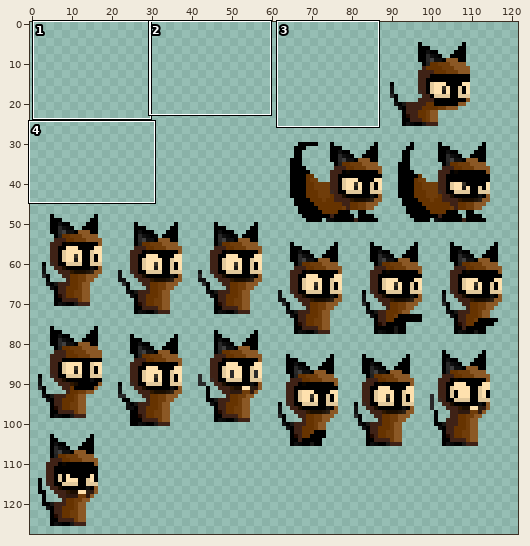
File history of a sprite sheet, images/player-sheet1.png. The picture above shows the old version from afar; the outline marks the close-up.
Close-up. Before the commit:
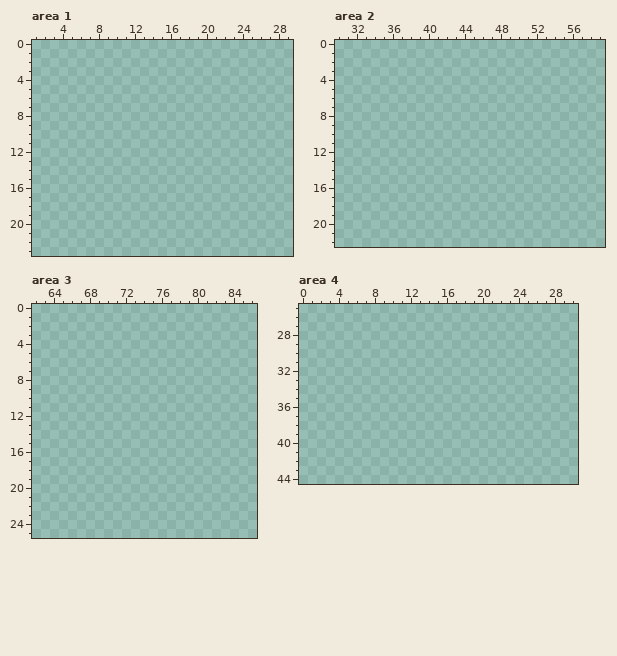
The file is 128x128 pixels. Pixels under 10% opacity are left out. Colours within 5 levels of each other are drawn and written as one. Shown: area 1: x 1..29, y 0..23; area 2: x 30..59, y 0..22; area 3: x 62..86, y 0..25; area 4: x 0..30, y 25..44. The old version is drawn lined up with the new one. The wide view leaves out empty margins. The commit also changed other parts of the picture, which this record leaves out.
After:
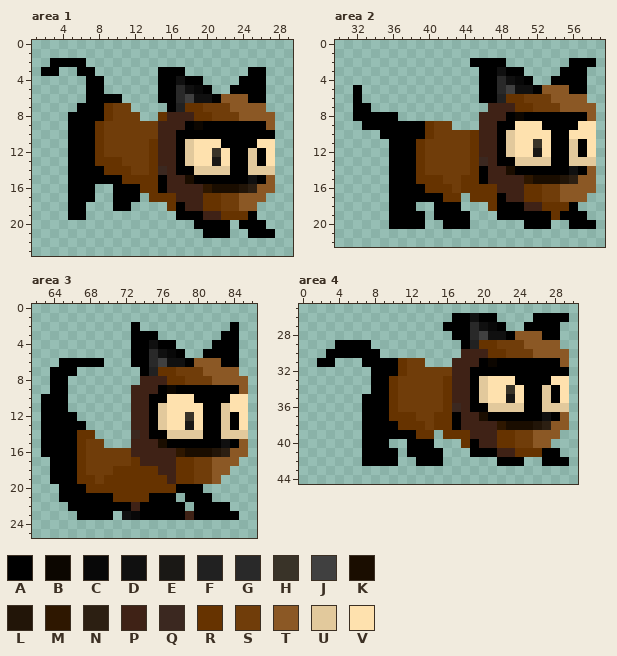
Palette (. is transparent): A #000000  B #0c0600  C #080808  D #101010  E #1a1815  F #212121  G #292929  H #393328  J #404040  K #1a0d00  L #221508  M #2e1700  N #2c1f12  P #3f2216  Q #3b2820  R #663300  S #703d0a  T #8b5825  U #e2c99c  V #fee1ae
Edits made:
drawings rearranged on the sheet (the old picture shows each at its new place; 4 dropped ones are not shown)
--- area 1
@@ x 1..29 @@
  1 .............................
- 2 .............................
- 3 .............................
- 4 .............................
- 5 .............................
- 6 .............................
- 7 .............................
- 8 .............................
- 9 .............................
-10 .............................
-11 .............................
-12 .............................
-13 .............................
-14 .............................
-15 .............................
-16 .............................
-17 .............................
-18 .............................
-19 .............................
-20 .............................
-21 .............................
+ 2 ..AAAA.......................
+ 3 .AA..AA.......AAA.......AA...
+ 4 ......AA......AADAA....AAA...
+ 5 ......AA......AAGDCA..AAAA...
+ 6 ......AAAA....AAGJDDATTTAA...
+ 7 .....AAARSS....AFRRSSSTTTT...
+ 8 ....AAAARSSS..RPPPRRSSSTTTT..
+ 9 ....AAARSSSSSSPPPABAAAAAAAT..
+10 ....AAARSSSSSSPPAAAAAAAAAAA..
+11 ....AAARSSSSSRPPAUVVVAAAAVV..
+12 ....AAARSSSSSRPPAUVVHVAAUAV..
+13 ....AAARRRSSSRPPAUVVEVAAUAV..
+14 ....AAAARRRSSRQPAAUUUUAAUUU..
+15 ....AAAAAARRRRAPPKAAAAAADAT..
+16 ....AAA..AAARRAPPPPMKKKLNTT..
+17 ....AAA..AAA.RRRPPPRRSSTTT...
+18 ....AA...AA....RAPPRRSSTT....
+19 ....AA..........AAAPPRRRA....
+20 ..................AAAA.AAA...
+21 ...................AAA..AAA..
 22 .............................
--- area 2
@@ x 30..59 @@
  1 ..............................
- 2 ..............................
- 3 ..............................
- 4 ..............................
- 5 ..............................
- 6 ..............................
- 7 ..............................
- 8 ..............................
- 9 ..............................
-10 ..............................
-11 ..............................
-12 ..............................
-13 ..............................
-14 ..............................
-15 ..............................
-16 ..............................
-17 ..............................
-18 ..............................
-19 ..............................
-20 ..............................
+ 2 ...............AAAA.......AAA.
+ 3 ................AADAA....AAA..
+ 4 ................AAGDCA..AAAA..
+ 5 ..A.............AAGJDDATTTAA..
+ 6 ..A.............AAFRRSSSTTTT..
+ 7 ..AA.............PPPRRSSSTTTT.
+ 8 ..AAAAA.........PPPABAAAAAAAT.
+ 9 ...AAAAAAARSS...PPAAVVVAAAAVV.
+10 .....AAAAARSSSSRPPAUVVVVAAVVV.
+11 ......AAARSSSSSRPPAUVVHVAAUAV.
+12 ......AAARSSSSSRPPAUVVEVAAUAV.
+13 ......AAARSSSSSRQPAAUUUUAAUUU.
+14 ......AAARSSSSSRAPPKAAAAAADAT.
+15 ......AAARRRSSRRAPPPPMKKKLNTT.
+16 ......AAAARRRSRRRRPPPRRSSTTTT.
+17 ......AAAAAARR.RRRAPPRRSSTTT..
+18 ......AAA..AAA...RAAAPPRRRA...
+19 ......AAAA.AAAA...AAAAAARAAA..
+20 ......AAAA..AAA......AAA..AAA.
 21 ..............................
--- area 3
@@ x 62..86 @@
  1 .........................
- 2 .........................
- 3 .........................
- 4 .........................
- 5 .........................
- 6 .........................
- 7 .........................
- 8 .........................
- 9 .........................
-10 .........................
-11 .........................
-12 .........................
-13 .........................
-14 .........................
-15 .........................
-16 .........................
-17 .........................
-18 .........................
-19 .........................
-20 .........................
-21 .........................
-22 .........................
-23 .........................
+ 2 ...........A..........A..
+ 3 ...........AAA.......AA..
+ 4 ...........AADAA....AAA..
+ 5 ...........AAGDCA..AAAA..
+ 6 ...AAAAA...AAGJDDATTTAA..
+ 7 ..AAA.......AFRRSSSTTTT..
+ 8 ..AA........PPPRRSSSTTTT.
+ 9 ..AA.......PPPABAAAAAAAT.
+10 .AAA.......PPAAVVVAAAAVV.
+11 .AAA.......PPAUVVVVAAUVV.
+12 .AAAA......PPAUVVHVAAUAV.
+13 .AAAAA.....PPAUVVEVAAUAV.
+14 .AAAARR....QPAAUUUUAAUUU.
+15 .AAAARSS...PPPKAAAAAADAT.
+16 .AAAARSSSSSPPPPPMKKKLNTT.
+17 ..AAARSSSSSRPPPPRRSSTTT..
+18 ..AAARSSSRRRRRPPRRSSTT...
+19 ..AAARRSRRRRRRRPRRSST....
+20 ...AAARRRRRRRRRRAAA......
+21 ...AAAAAARRRRAAA.AAA.....
+22 ....AAAAAAAPAAAAA.AAAA...
+23 .....AAAA.DCAAAAAPAAAAA..
 24 .........................
--- area 4
@@ x 0..30 @@
 25 ...............................
-26 ...............................
-27 ...............................
-28 ...............................
-29 ...............................
-30 ...............................
-31 ...............................
-32 ...............................
-33 ...............................
-34 ...............................
-35 ...............................
-36 ...............................
-37 ...............................
-38 ...............................
-39 ...............................
-40 ...............................
-41 ...............................
-42 ...............................
+26 .................AADAA....AAAA.
+27 ................AAAGDCA..AAAA..
+28 .................AAGJDDATTTAA..
+29 ....AAAA..........AFRRSSSTTTT..
+30 ...AAAAAA.........PPPRRSSSTTTT.
+31 ..AA...AAAARSS...PPPABAAAAAAAT.
+32 ........AAARSSSSSPPAAAAAAAAAAA.
+33 ........AARSSSSSRPPAUVVVAAAAVV.
+34 ........AARSSSSSRPPAUVVHVAAUAV.
+35 .......AAARSSSSSRPPAUVVEVAAUAV.
+36 .......AAARSSSSSRQPAAUUUUAAUUU.
+37 .......AAARRRSSRRAPPKAAAAAADAT.
+38 .......AAAARRRSRRAPPPPMKKKLNTT.
+39 .......AAAAAARR.RRRPPPRRSSTTT..
+40 .......AAA..AAA...RAPPRRSSTT...
+41 .......AAAA.AAAA...AAAPPRRRAA..
+42 .......AAAA..AAA......AAA..AAA.
 43 ...............................
Where, in picture pixels (left, top, right, bottom), the same in both close-ups:
added: (41, 58, 275, 238)
added: (353, 58, 596, 229)
added: (41, 322, 248, 520)
added: (317, 313, 569, 466)
